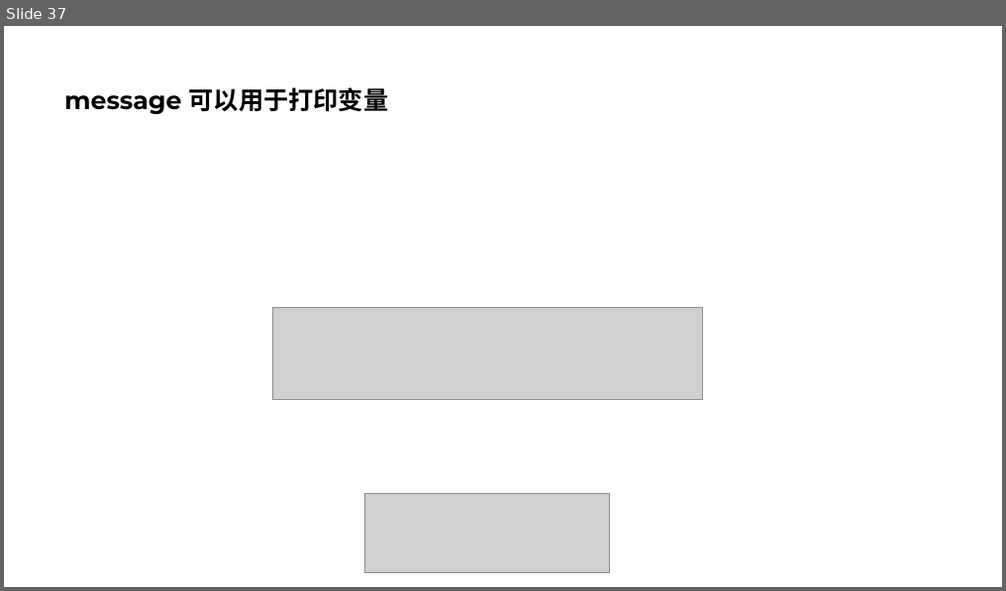
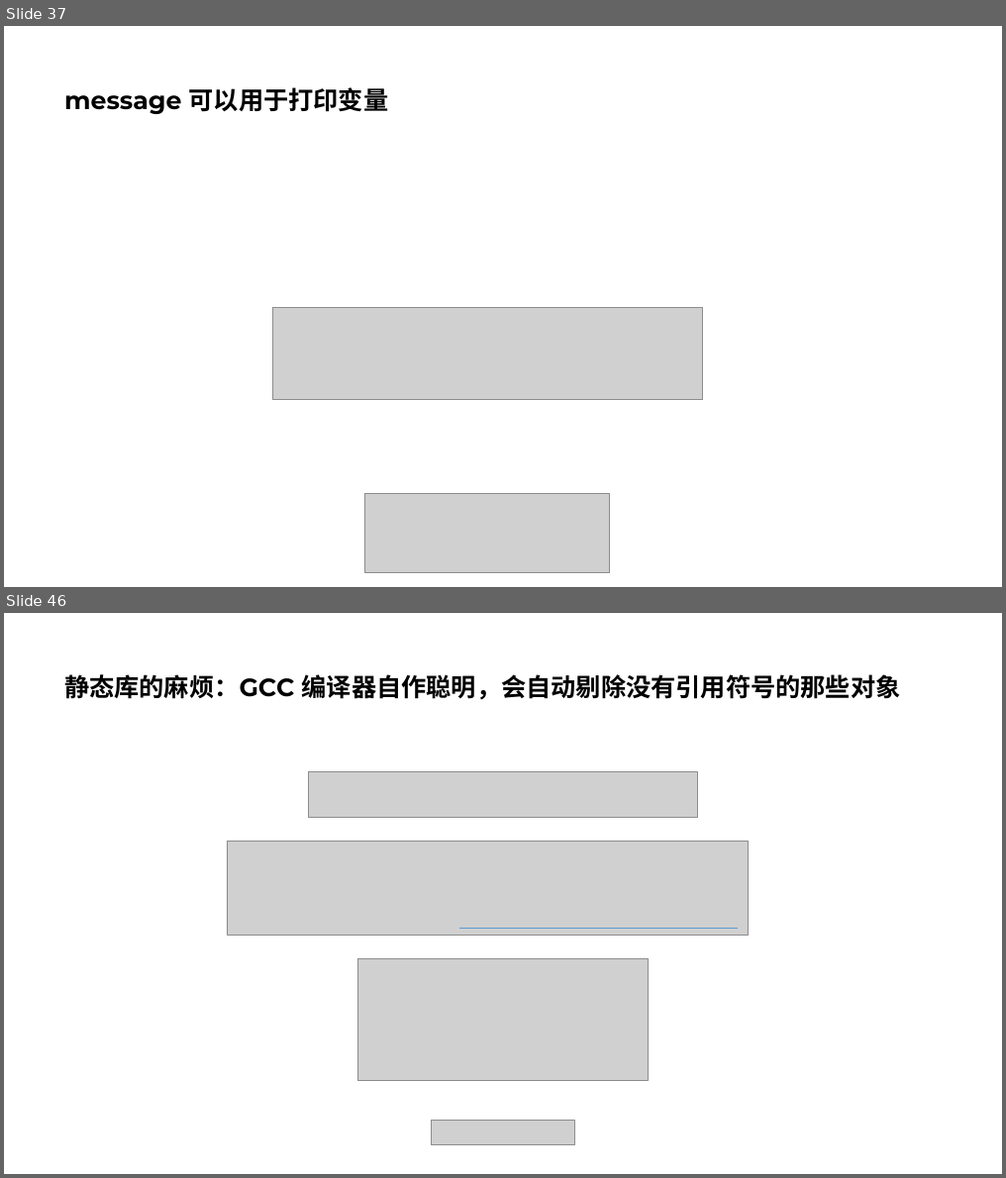
Before and after one commit to parallel101/course, a slide deck: 11/slides.pptx. Shown one above the other, each under a label of ours: slide 37 before the commit, slides 37 and 46 after it; the slides between them are not shown. The pictures are 1006x591 and 1006x1178 pixels, drawn with LibreOffice and Linux fonts; fonts in the diff are those of the drawing; grey boxes stand for pictures. Boxes give left, top, right and bottom in pixels: in the first picture for what was removed or moved away, otherwise in the second. Text is boxed around its words. In the diff, an @@ line names an element or a change of style, - is before the commit and + after.

```diff
--- a/11/slides.pptx
+++ b/11/slides.pptx
@@ slide 46 added at (4, 613, 1002, 1174), background #FFFFFF @@
@@ title added at (64, 674, 901, 700), 24 pt, text #000000, bold @@
+静态库的麻烦：GCC 编译器自作聪明，会自动剔除没有引用符号的那些对象
@@ picture added at (308, 772, 698, 818) @@
@@ picture added at (227, 841, 748, 935) @@
@@ line added from (460, 928) to (738, 928), #5B9BD5 0.5 pt @@
@@ picture added at (358, 959, 648, 1081) @@
@@ picture added at (432, 1121, 574, 1146) @@
```
Also in this commit, not shown: 2 slides changed, 17 other slides added, 28 other files.
